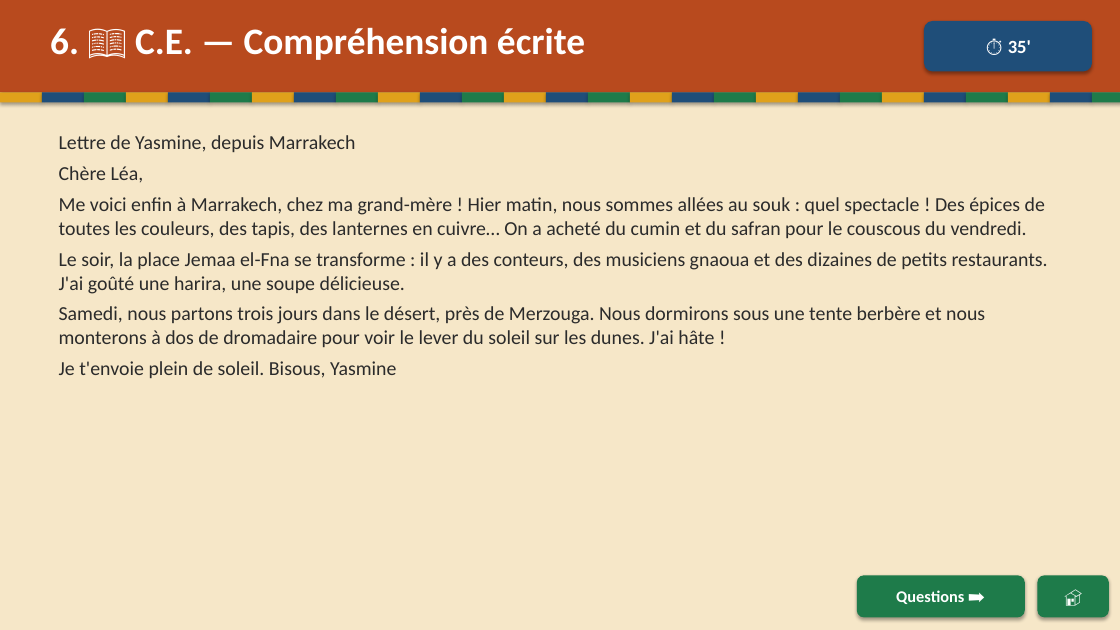
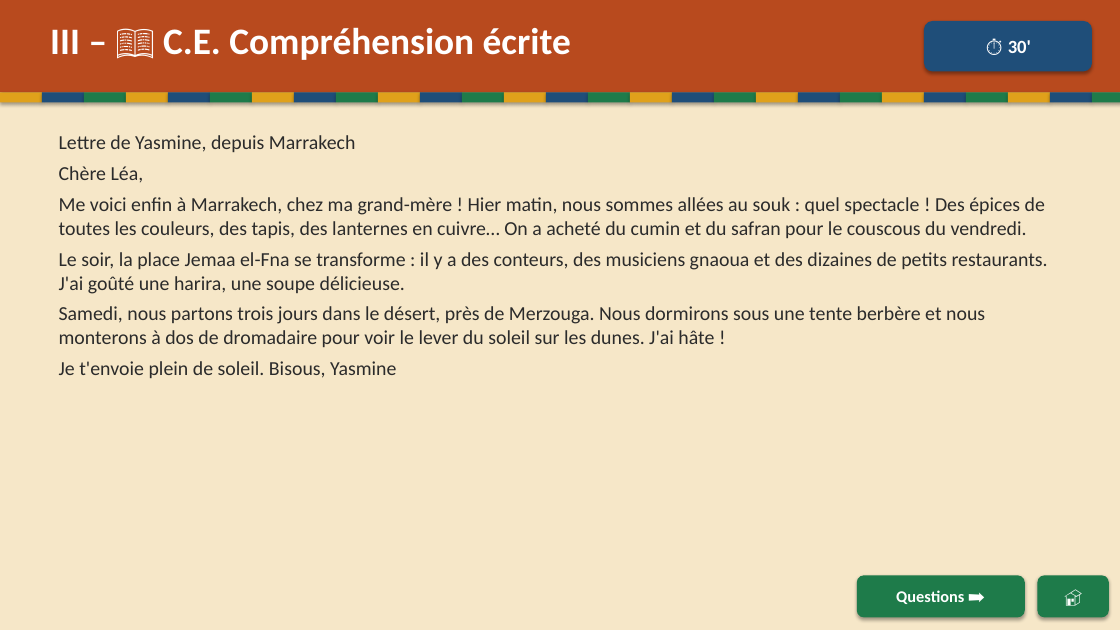
Before and after one commit to Paquereauman/Paquereauman, a slide deck: slide 28 of maghreb/maghreb-interactif.pptx (slide 26 before the commit). Drawn at 1120x630 pixels with LibreOffice and Linux fonts; fonts in the diff are those of the drawing. Boxes give left, top, right and bottom in pixels: in the first picture for what was removed or moved away, otherwise in the second. Text is boxed around its words. In the diff, an @@ line names an element or a change of style, - is before the commit and + after.

```diff
--- a/maghreb/maghreb-interactif.pptx
+++ b/maghreb/maghreb-interactif.pptx
@@ text at [50, 27, 571, 60]: text changed @@
-6. 📖 C.E. — Compréhension écrite
+III – 📖 C.E. Compréhension écrite
@@ text in rounded rectangle at [1008, 40, 1031, 53]: text changed @@
-⏱ 35'
+⏱ 30'
```
Also in this commit, not shown: 9 other slides changed, 2 slides added.
